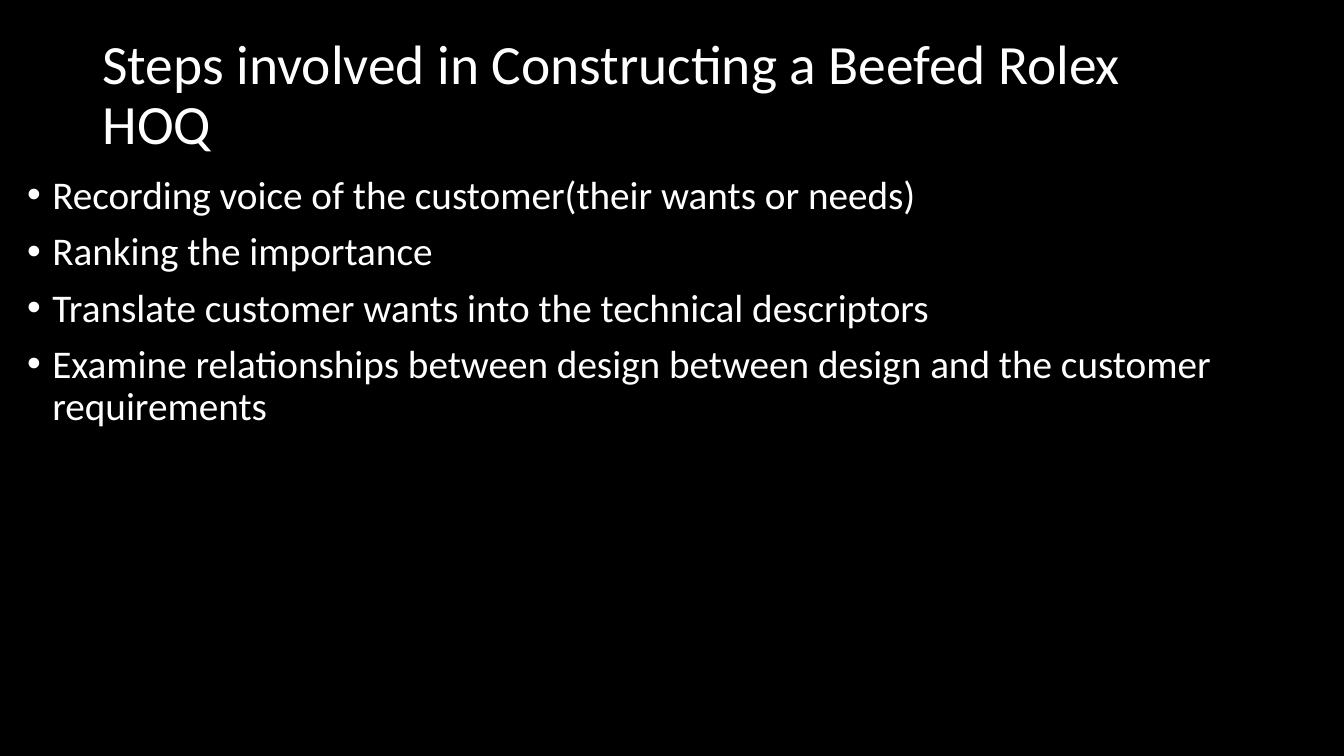
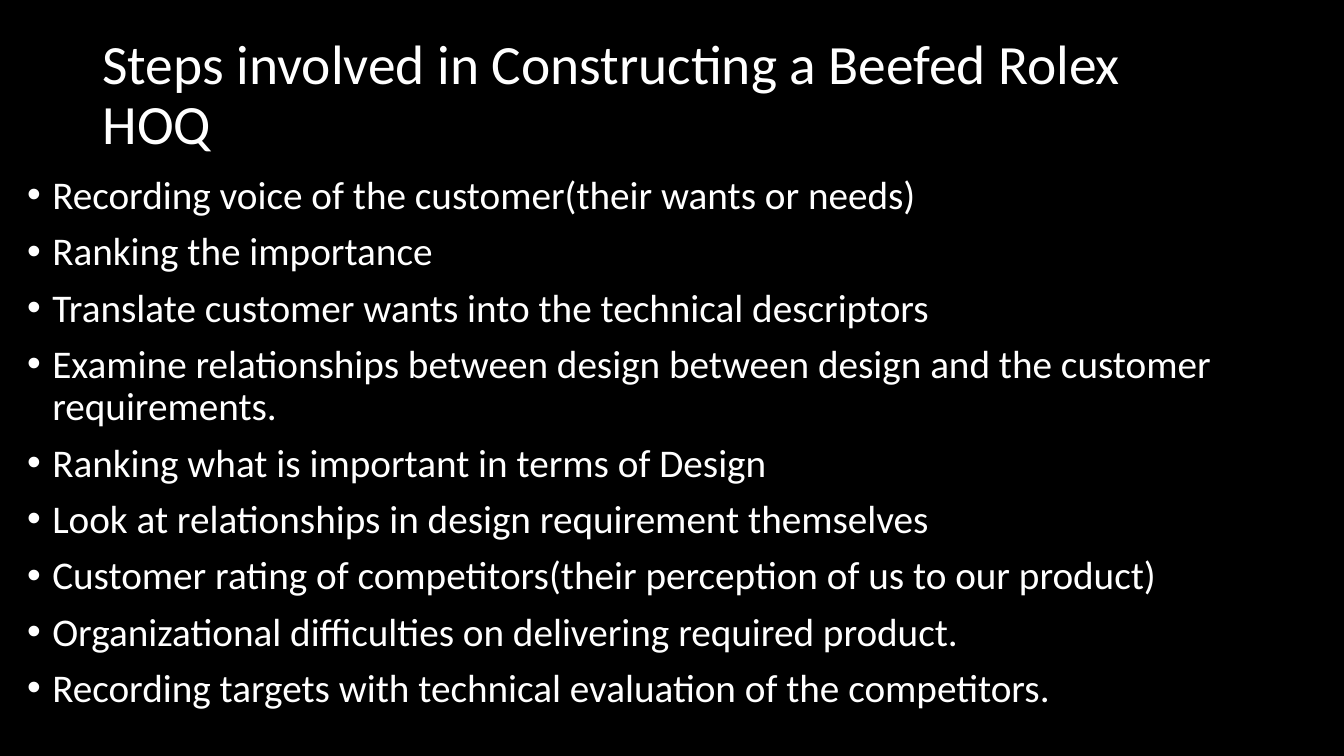
Before and after one commit to Dihfahsih1/Masters-Software-Engineering, a slide deck: slide 7 of yr-1-sem-2/Advanced_Software_Engineering/Advanced Software Engineering processes - Assignments.pptx. Drawn at 1344x756 pixels with LibreOffice and Linux fonts; fonts in the diff are those of the drawing. Boxes give left, top, right and bottom in pixels: in the first picture for what was removed or moved away, otherwise in the second. Text is boxed around its words. In the diff, an @@ line names an element or a change of style, - is before the commit and + after.

```diff
--- a/yr-1-sem-2/Advanced_Software_Engineering/Advanced Software Engineering processes - Assignments.pptx
+++ b/yr-1-sem-2/Advanced_Software_Engineering/Advanced Software Engineering processes - Assignments.pptx
@@ text at (52, 350, 1211, 709): text changed @@
-• Examine relationships between design between design and the customer requirements
+• Examine relationships between design between design and the customer requirements.
+• Ranking what is important in terms of Design
+• Look at relationships in design requirement themselves
+• Customer rating of competitors(their perception of us to our product)
+• Organizational difficulties on delivering required product.
+• Recording targets with technical evaluation of the competitors.
```
Also in this commit, not shown: 8 slides added, 2 other files.
